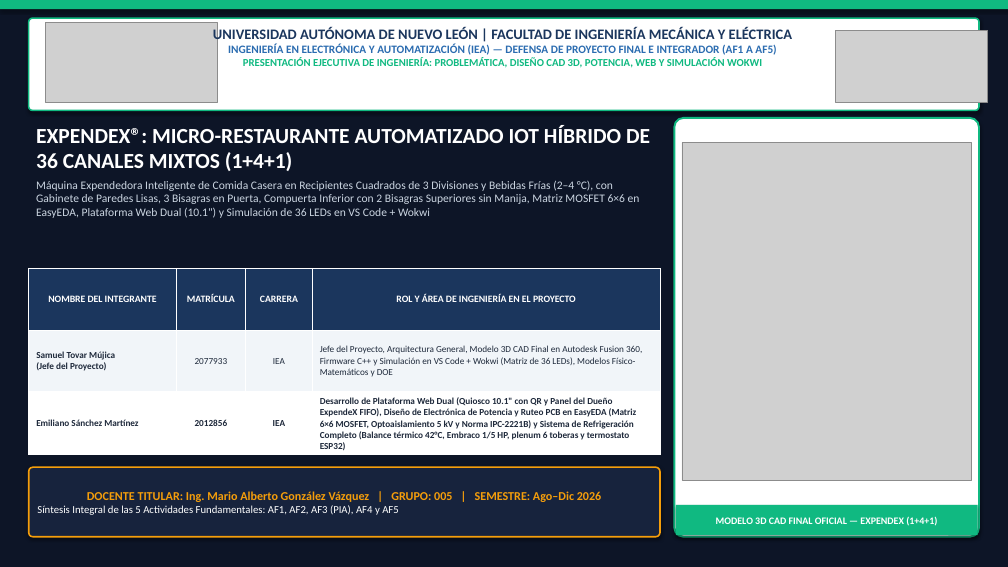
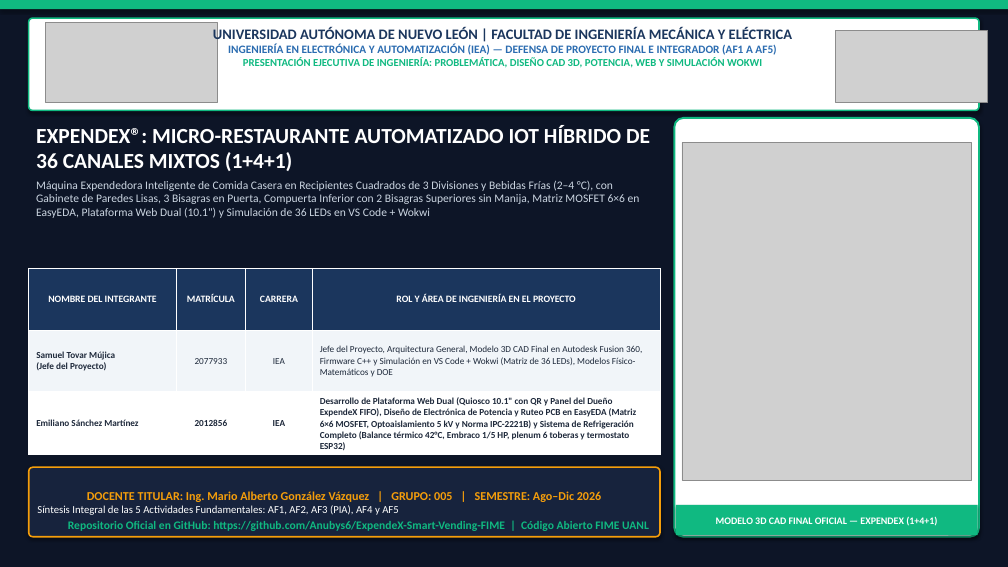
Before and after one commit to Anubys6/ExpendeX-Smart-Vending-FIME, a slide deck: slide 1 of 01_DOCUMENTOS_ACADEMICOS_FIME/Presentacion_Final_Proyecto_Expendex_FIME.pptx. Drawn at 1008x567 pixels with LibreOffice and Linux fonts; fonts in the diff are those of the drawing; grey boxes stand for pictures. Boxes give left, top, right and bottom in pixels: in the first picture for what was removed or moved away, otherwise in the second. Text is boxed around its words. In the diff, an @@ line names an element or a change of style, - is before the commit and + after.

```diff
--- a/01_DOCUMENTOS_ACADEMICOS_FIME/Presentacion_Final_Proyecto_Expendex_FIME.pptx
+++ b/01_DOCUMENTOS_ACADEMICOS_FIME/Presentacion_Final_Proyecto_Expendex_FIME.pptx
@@ text added at (x1=68, y1=521, x2=649, y2=531), 11 pt, text #10B981, bold @@
+Repositorio Oficial en GitHub: https://github.com/Anubys6/ExpendeX-Smart-Vending-FIME | Código Abierto FIME UANL
```
Also in this commit, not shown: 3 other slides changed, 11 other files.
